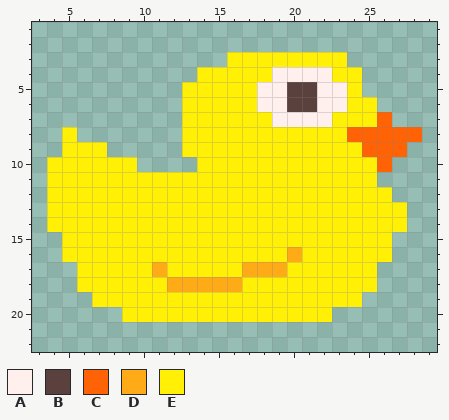
Edited in one commit: pixel-art sprite (packages/nouns-img-permutator/assets/layer-3/head-ducky.png). That is the earlier state.
The file is 32x32 pixels. Shown: x 3..29, y 1..22.
Palette (. is transparent): A #fff0ee  B #5b413e  C #ff6306  D #ffab18  E #fff006
Pixels before, first column x 4:
 3 ............EEEEEEEE.....
 4 ..........EEEEEAAAAEE....
 5 .........EEEEEAABBAAE....
 6 .........EEEEEAABBAAEE...
 7 .........EEEEEEAAAAEEEC..
 8 .E.......EEEEEEEEEEECCCCC
 9 .EEE.....EEEEEEEEEEEECCC.
10 EEEEEE....EEEEEEEEEEEEC..
11 EEEEEEEEEEEEEEEEEEEEEE...
12 EEEEEEEEEEEEEEEEEEEEEEE..
13 EEEEEEEEEEEEEEEEEEEEEEEE.
14 EEEEEEEEEEEEEEEEEEEEEEEE.
15 .EEEEEEEEEEEEEEEEEEEEEE..
16 .EEEEEEEEEEEEEEEDEEEEEE..
17 ..EEEEEDEEEEEDDDEEEEEE...
18 ..EEEEEEDDDDDEEEEEEEEE...
19 ...EEEEEEEEEEEEEEEEEE....
20 .....EEEEEEEEEEEEEE......
After the commit:
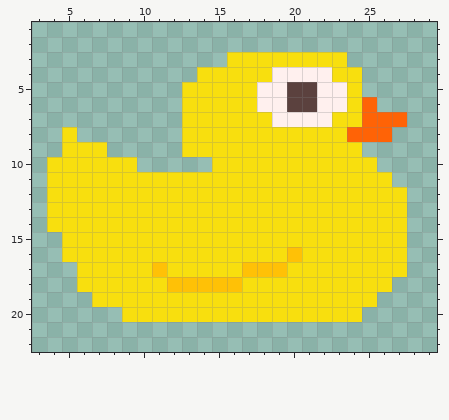
Changes in this commit:
Colour D changes from #ffab18 to #ffc106.
Colour E changes from #fff006 to #f8df0e.
There is now colour C in row 7 at x 27.
The edit turns colour E into colour C in rows 6 to 7 at x 25.
There is now colour E in row 11 at x 26; in row 12 at x 27; in rows 15 to 16 at x 27; in row 17 at x 26 to 27; in row 18 at x 26; in row 19 at x 25.
There is now colour E in row 20 at x 23 to 24.
Colour C is gone in row 8 at x 27 to 28; in row 9 at x 25 to 27; in row 10 at x 26.
Colour E is gone in row 10 at x 14.
Pixel boxes of the changes (left, top, right, bottom) in both pictures:
changed: (47, 52, 422, 322)
